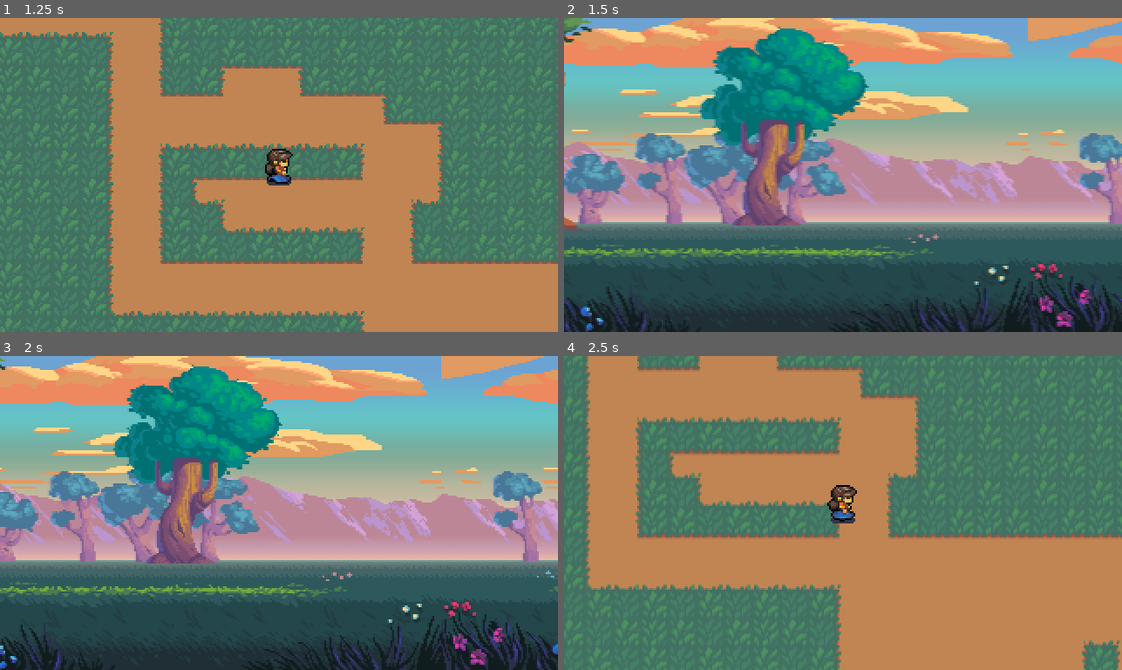
Above: before the commit, frames 1-4 (two rows, left to right).
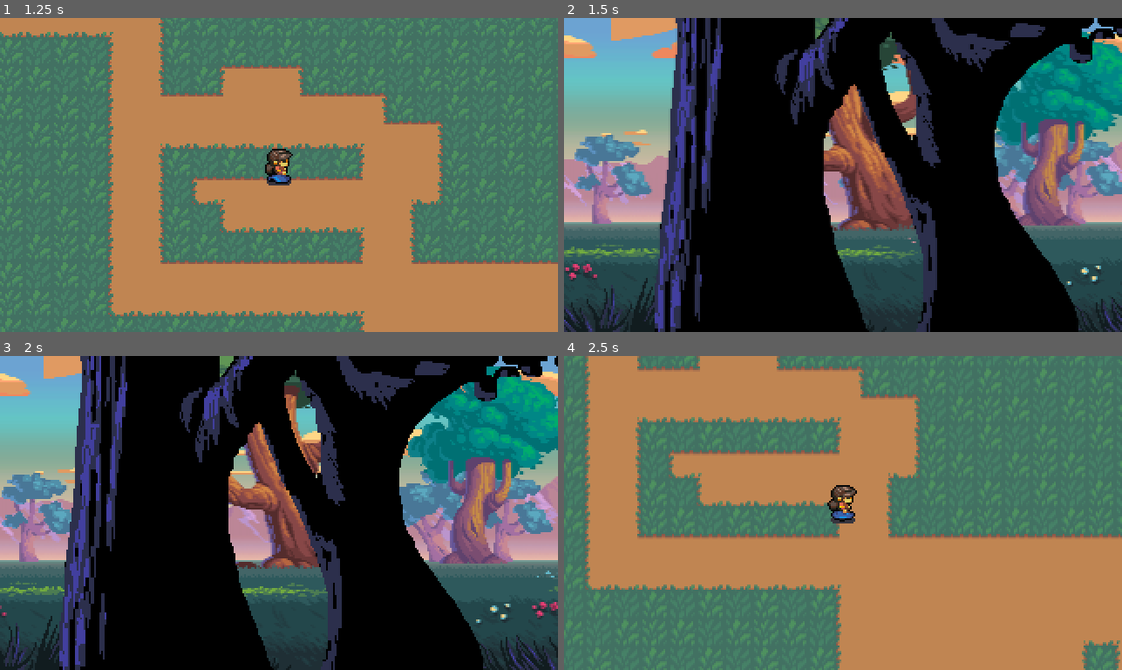
Above: after the commit, the same moments.

Repository: nahuakang/TurnBasedRPGGodot4
Game: Godot game, scene res://world/town.tscn
Two runs of this game, one before a commit and one after it. Both use one fixed random seed, a clock stepped at 60 frames per second and the inputs below. The project has no main scene, so this scene is started directly.
Inputs:
- Up to frame 1 (1.25 s): tap Enter (ui_accept) at 0.5 s; hold Right (ui_right) from 0.53 s (still down); hold Enter (ui_accept) from 0.53 s (still down)
- Up to frame 2 (1.5 s): release Right (ui_right) at 1.28 s; release Enter (ui_accept) at 1.28 s; hold Down (ui_down) from 1.28 s (still down); tap Enter (ui_accept) at 1.35 s
- Up to frame 3 (2 s): keep holding Down (ui_down); tap Enter (ui_accept) at 1.52, 1.82 s
- Up to frame 4 (2.5 s): release Down (ui_down) at 2.03 s; hold Right (ui_right) from 2.03 s (still down); hold Enter (ui_accept) from 2.03 s (still down)

Frame 1 is identical in both runs. In frame 2, 78% of the frame differs, in the area x 0-100%, y 0-100%; in frame 3, 78%; in frame 4, nothing differs.

Commit message:
11: Battle parallax effect (scale.x on ParallaxLayers and offsets)

Diff:
--- a/battle/battle.tscn
+++ b/battle/battle.tscn
@@ -53,6 +53,7 @@
 [node name="ParallaxBackground" type="ParallaxBackground" parent="."]
 
 [node name="SkyLayer" type="ParallaxLayer" parent="ParallaxBackground"]
+motion_scale = Vector2(0.1, 0.1)
 motion_mirroring = Vector2(320, 0)
 
 [node name="Sprite2D" type="Sprite2D" parent="ParallaxBackground/SkyLayer"]
@@ -60,6 +61,7 @@
 centered = false
 
 [node name="MountainsLayer" type="ParallaxLayer" parent="ParallaxBackground"]
+motion_scale = Vector2(0.2, 0.2)
 motion_mirroring = Vector2(400, 0)
 
 [node name="Sprite2D" type="Sprite2D" parent="ParallaxBackground/MountainsLayer"]
@@ -67,6 +69,8 @@
 centered = false
 
 [node name="FarTreesLayer" type="ParallaxLayer" parent="ParallaxBackground"]
+motion_scale = Vector2(0.4, 0.4)
+motion_offset = Vector2(320, 0)
 motion_mirroring = Vector2(500, 0)
 
 [node name="Sprite2D" type="Sprite2D" parent="ParallaxBackground/FarTreesLayer"]
@@ -74,6 +78,8 @@
 centered = false
 
 [node name="TreeLayer" type="ParallaxLayer" parent="ParallaxBackground"]
+motion_scale = Vector2(0.6, 0.6)
+motion_offset = Vector2(320, 0)
 motion_mirroring = Vector2(480, 0)
 
 [node name="Sprite2D" type="Sprite2D" parent="ParallaxBackground/TreeLayer"]
@@ -90,6 +96,7 @@
 [node name="ParallaxForeground" type="ParallaxBackground" parent="."]
 
 [node name="GrassFrontLayer" type="ParallaxLayer" parent="ParallaxForeground"]
+motion_scale = Vector2(1.2, 1.2)
 motion_mirroring = Vector2(320, 0)
 
 [node name="Sprite2D" type="Sprite2D" parent="ParallaxForeground/GrassFrontLayer"]
@@ -97,16 +104,18 @@
 centered = false
 
 [node name="GrassForegroundLayer" type="ParallaxLayer" parent="ParallaxForeground"]
+motion_scale = Vector2(1.4, 1.4)
 motion_mirroring = Vector2(320, 0)
 
 [node name="Sprite2D" type="Sprite2D" parent="ParallaxForeground/GrassForegroundLayer"]
 texture = ExtResource("8_7jthr")
 centered = false
 
-[node name="ParallaxLayer" type="ParallaxLayer" parent="ParallaxForeground"]
-visible = false
+[node name="TreeForegroundLayer" type="ParallaxLayer" parent="ParallaxForeground"]
+motion_scale = Vector2(1.4, 1.4)
 
-[node name="Sprite2D" type="Sprite2D" parent="ParallaxForeground/ParallaxLayer"]
+[node name="Sprite2D" type="Sprite2D" parent="ParallaxForeground/TreeForegroundLayer"]
+position = Vector2(-320, 0)
 texture = ExtResource("9_q74v3")
 centered = false
 
